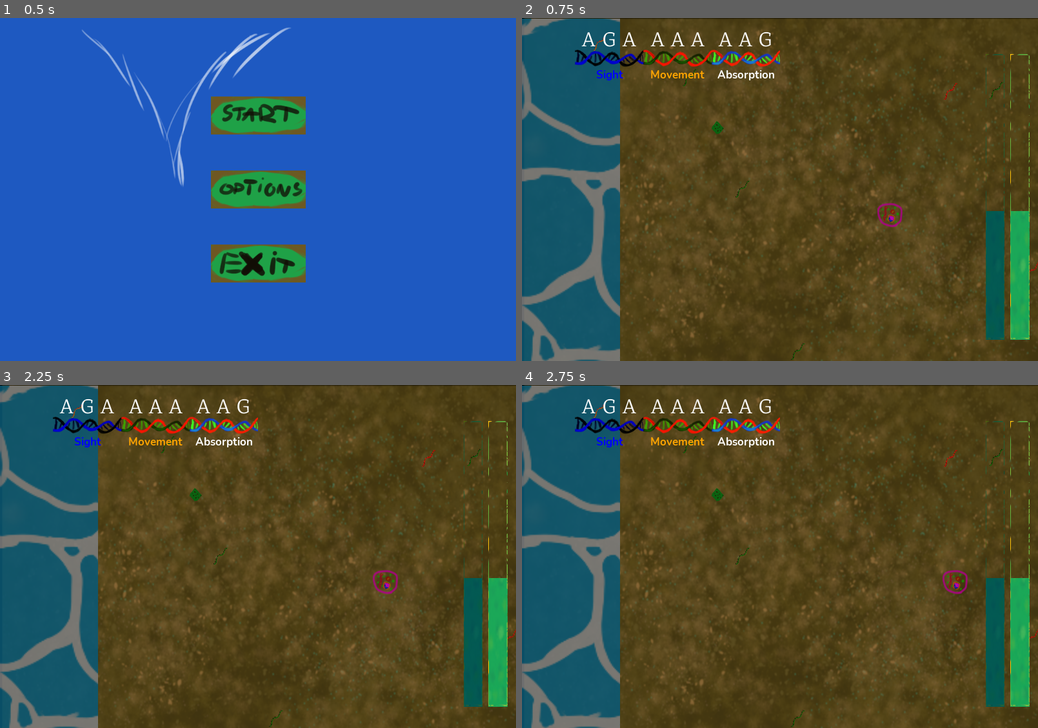
Above: before the commit, frames 1-4 (two rows, left to right).
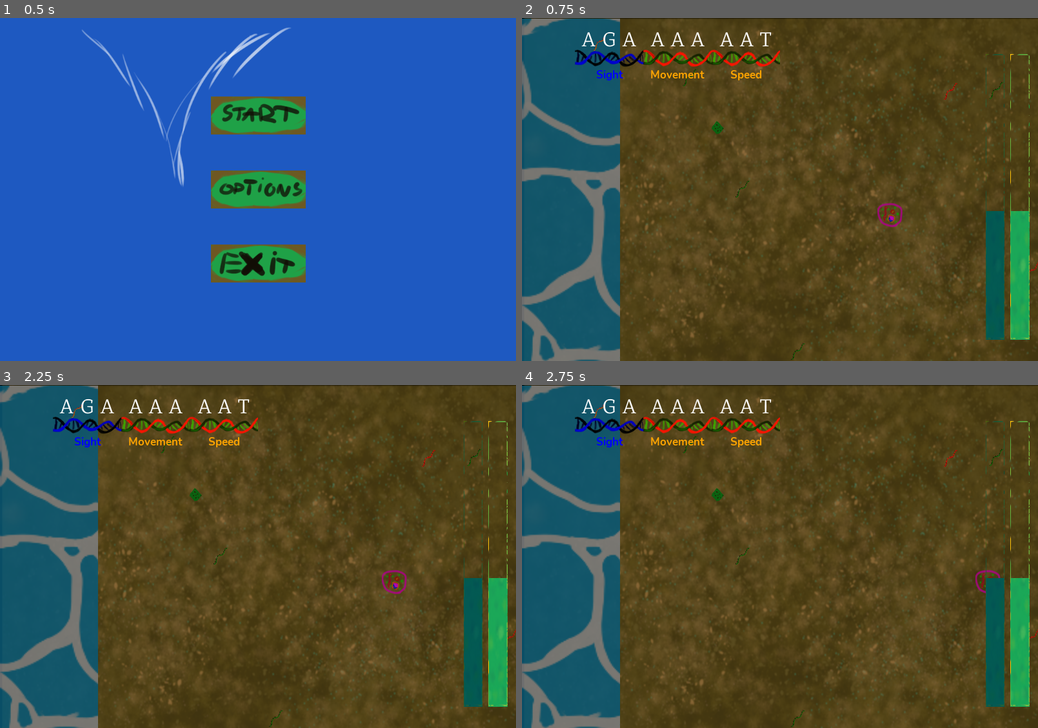
Above: after the commit, the same moments.

Repository: RobertKajnak/MGTK2021Game
Game: Godot game, scene res://Scenes/MainMenu.tscn
Same seed, same stepped clock (60 frames per second), same inputs: the game is played once before the commit and once after it.
Inputs (mouse positions are in pixels of both pictures, inside the frame that each line leads up to):
- Up to frame 1 (0.5 s): no input
- Up to frame 2 (0.75 s): click (780, 114) at 0.5 s
- Up to frame 3 (2.25 s): click (87, 426) at 1.27 s; tap Enter at 2 s; hold D (right) from 2.03 s (still down); tap P at 2.1 s
- Up to frame 4 (2.75 s): keep holding D (right)

Frame 1 is identical in both runs. In frame 2, 0.5% of the frame differs, in the area x 36-50%, y 4-19%; in frame 3, 0.8%, in the area x 36-79%, y 4-61%; in frame 4, 0.8%.

Commit message:
Trait.Speed implemented

Diff:
--- a/Scenes/Player.gd
+++ b/Scenes/Player.gd
@@ -1,7 +1,7 @@
 extends KinematicBody2D
 
 var velocity = Vector2.ZERO
-export (int) var speed = 200
+export (int) var speed = 150
 export (float) var acceleration = 0.5
 export (float) var friction = 0.1
 
@@ -10,10 +10,13 @@
 	velocity = move_and_slide(velocity)
 
 func get_input():
-	var can_move = Global.get_traits().has(Global.Trait.Movement)
+	var traits = Global.get_traits()
+	var can_move = traits.has(Global.Trait.Movement)
+	var is_fast = traits.has(Global.Trait.Speed)
 
 	var input_dir_x = 0
 	var input_dir_y = 0
+
 	if can_move:
 		if Input.is_action_pressed("right"):
 			input_dir_x += 1
@@ -24,6 +27,9 @@
 		if Input.is_action_pressed("down"):
 			input_dir_y += 1
 
+
+	speed = 300 if is_fast else 150
+
 	if input_dir_x != 0:
 		velocity.x = lerp(velocity.x, input_dir_x * speed, acceleration)
 	else:
--- a/Scenes/RNA_Object.gd
+++ b/Scenes/RNA_Object.gd
@@ -11,7 +11,7 @@
 
 func _on_RNA_body_entered(body):
 	Global.add_gene(letter)
-	hub.refresh() # Gyuri: idonkent olyan objektum kerul ide aminek nincs refreshe
+	hub.refresh() # Gyuri: idonkent olyan objektum kerul ide aminek nincs refresh
 	queue_free()
 
 func get_hub():
--- a/Scenes/World.gd
+++ b/Scenes/World.gd
@@ -20,7 +20,7 @@
 	randomize()
 	var fog_image_width = display_width
 	var fog_image_height = display_height
-	Global.genome = Global.index_to_gene[6] + Global.index_to_gene[0] + Global.index_to_gene[2]
+	Global.genome = Global.index_to_gene[6] + Global.index_to_gene[0] + Global.index_to_gene[1]
 	$HUD.refresh()
 
 	fogImage.create(fog_image_width, fog_image_height, false, Image.FORMAT_RGBAH)
--- a/global.gd
+++ b/global.gd
@@ -90,6 +90,7 @@
 		index_to_color.append(index_to_trait_and_color[i][1])
 		index_to_trait.append(index_to_trait_and_color[i][0])
 
+
 func reset_stats(level:int):
 	if level == 1:
 		HP = 100
